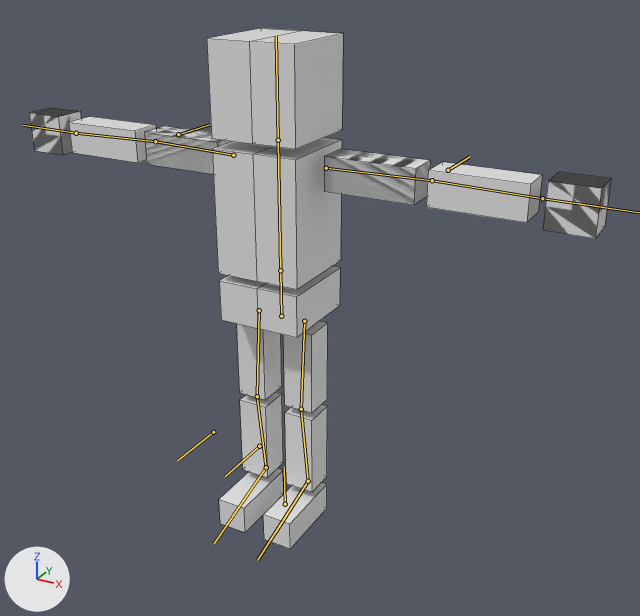
The Blender file Robot1.blend, before and after one commit.
Both versions are drawn from a camera (50 mm lens) standing at (9.77, -15.93, 3.17) and looking at (0.98, 0.05, -4.82). The axes (+X, +Y, +Z) are drawn at lower left. The lights are the same throughout. The bones that bend it are drawn over the model as lines. Mesh edges are drawn as thin lines.
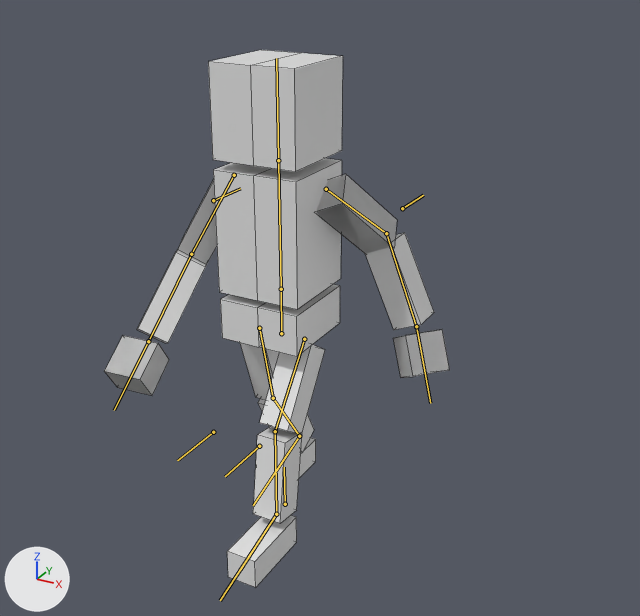
The newer file adds an action. The first version stands in its rest pose; the second is drawn at frame 0 of the action 'アーマチュアAction'.

Pixel boxes (x1, y1, x2, y2) of what changed, in the pictures (640 x 616 px):
```json
{"object": "Cube", "change": "posed", "before": [29, 28, 611, 549], "after": [104, 50, 450, 588], "on screen": "40% narrower"}
{"bone": "Hip", "before": "(281, 316) to (280, 270)", "after": "(281, 333) to (281, 289)"}
{"bone": "ElbowIK.L", "before": "(448, 170) to (470, 156)", "after": "(402, 208) to (423, 195)"}
{"bone": "ElbowIK.R", "before": "(178, 134) to (210, 124)", "after": "(213, 200) to (240, 188)"}
{"bone": "HandIK.R", "before": "(76, 133) to (22, 125)", "after": "(148, 341) to (114, 410)"}
{"bone": "FootIK.L", "before": "(308, 481) to (257, 560)", "after": "(276, 514) to (220, 600)"}
{"bone": "FootIK.R", "before": "(266, 467) to (214, 543)", "after": "(299, 436) to (253, 505)"}
```

Scene script edits in JSON lines:
```json
{"block": "bone_hip", "where": "bone_hip = bpy.data.objects['アーマチュア'].pose.bones['Hip']  # child of 'Root'"}
{"op": "set", "path": "bone_hip.location", "old": "(0.0, 0.0, 0.0)", "new": "(0.0, -0.45, 0.0)"}
{"block": "bone_elbowik_l", "where": "bone_elbowik_l = bpy.data.objects['アーマチュア'].pose.bones['ElbowIK.L']  # child of 'Root'"}
{"op": "set", "path": "bone_elbowik_l.location", "old": "(0.0, 0.0, 0.0)", "new": "(1.56, 1.75, -1.74)"}
{"block": "bone_handik_l", "where": "bone_handik_l = bpy.data.objects['アーマチュア'].pose.bones['HandIK.L']  # child of 'Root'"}
{"op": "set", "path": "bone_handik_l.location", "old": "(0.0, 0.0, 0.0)", "new": "(3.93, -3.01, -1.58)"}
{"op": "set", "path": "bone_handik_l.rotation_quaternion", "old": "(1.0, 0.0, 0.0, 0.0)", "new": "(0.701, -0.122, -0.439, -0.548)", "note": "degrees (0, 0, 0) -> degrees (28, -49, -89)"}
{"block": "bone_elbowik_r", "where": "bone_elbowik_r = bpy.data.objects['アーマチュア'].pose.bones['ElbowIK.R']  # child of 'Root'"}
{"op": "set", "path": "bone_elbowik_r.location", "old": "(0.0, 0.0, 0.0)", "new": "(-1.99, 1.27, 0.0)"}
{"block": "bone_handik_r", "where": "bone_handik_r = bpy.data.objects['アーマチュア'].pose.bones['HandIK.R']  # child of 'Root'"}
{"op": "set", "path": "bone_handik_r.location", "old": "(0.0, 0.0, 0.0)", "new": "(-4.08, -3.27, 1.82)"}
{"op": "set", "path": "bone_handik_r.rotation_quaternion", "old": "(1.0, 0.0, 0.0, 0.0)", "new": "(0.611, 0.368, 0.294, 0.636)", "note": "degrees (0, 0, 0) -> degrees (56, -6, 89)"}
{"block": "bone_footik_l", "where": "bone_footik_l = bpy.data.objects['アーマチュア'].pose.bones['FootIK.L']  # child of 'Root'"}
{"op": "set", "path": "bone_footik_l.location", "old": "(0.0, 0.0, 0.0)", "new": "(0.0, 1.44, -0.45)"}
{"block": "bone_footik_r", "where": "bone_footik_r = bpy.data.objects['アーマチュア'].pose.bones['FootIK.R']  # child of 'Root'"}
{"op": "set", "path": "bone_footik_r.location", "old": "(0.0, 0.0, 0.0)", "new": "(0.0, -1.63, 0.51)"}
```
